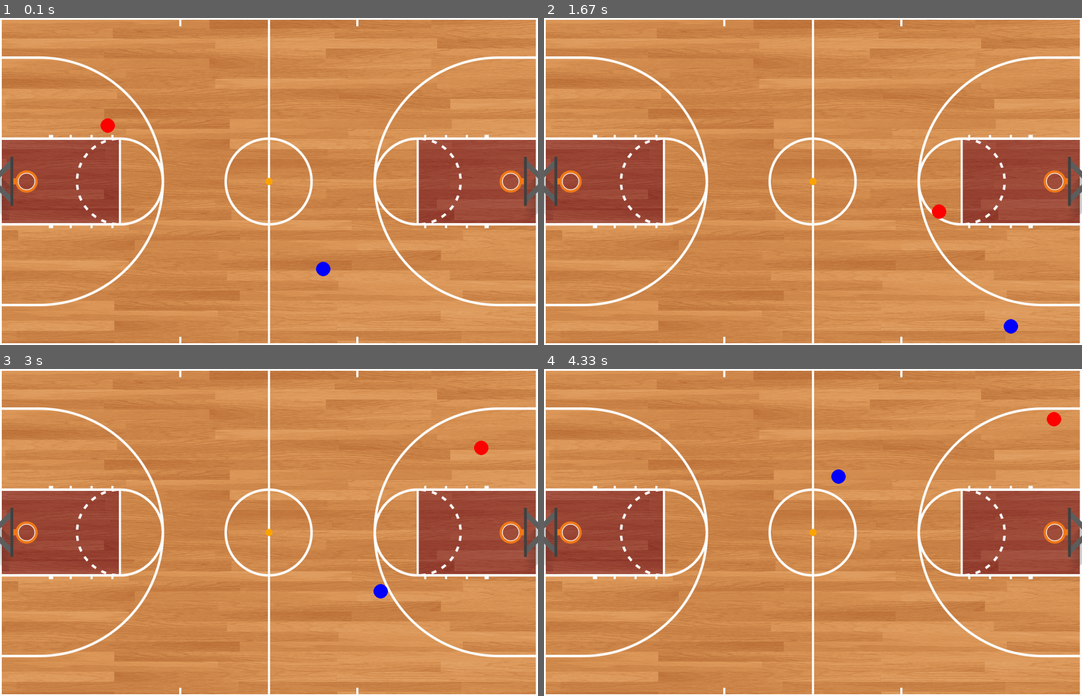
Above: before the commit, frames 1-4 (two rows, left to right).
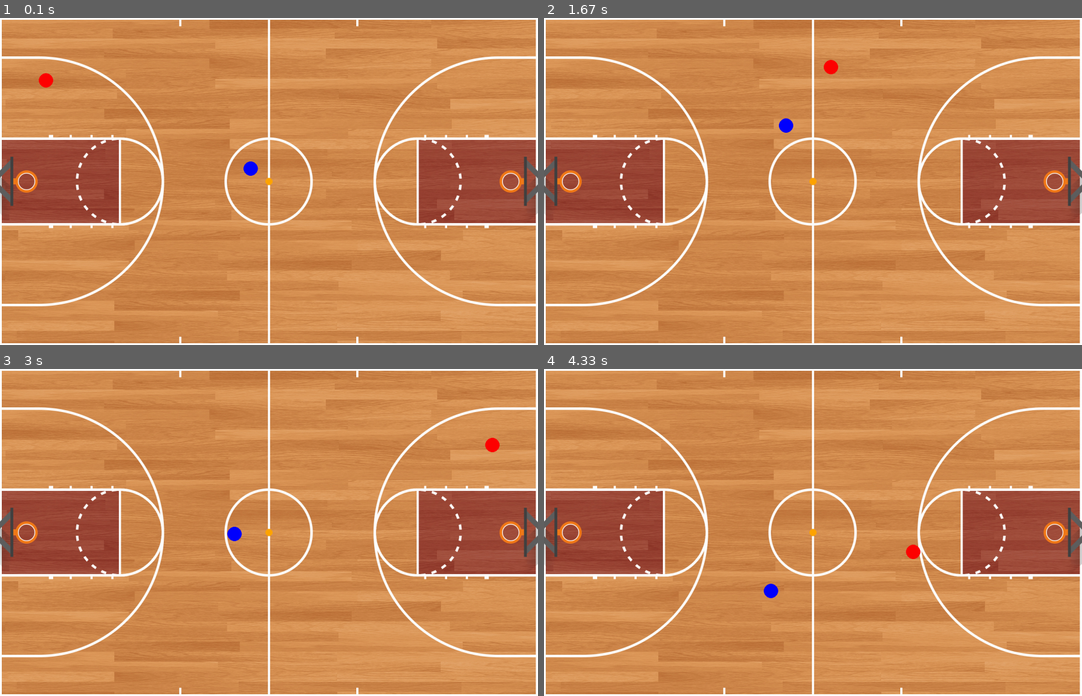
Above: after the commit, the same moments.

Repository: rishibasu/hackathon_bball
Game: pygame game, started from game.py
Same seed, same stepped clock (60 frames per second), same inputs: the game is played once before the commit and once after it.
Inputs:
- Up to frame 1 (0.1 s): no input
- Up to frame 2 (1.67 s): no input
- Up to frame 3 (3 s): no input
- Up to frame 4 (4.33 s): no input

The runs differ from the first frame. In frame 1, 0.4% of the frame differs, in the area x 7-62%, y 16-79%; in frame 2, 0.4%; in frame 3, 0.4%; in frame 4, 0.4%.

Commit message:
refactor game.py and player.py

Diff:
--- a/game.py
+++ b/game.py
@@ -1,5 +1,7 @@
 import pygame
 import random
+import numpy as np
+import math
 
 # Initialize pygame
 pygame.init()
@@ -27,6 +29,11 @@
 BALL_RADIUS = 20
 #BALL_SPEED = 5
 
+# Basket Class
+class basket:
+    def __init__(self, x, y):
+        self.x = x
+        self.y = y
 
 
 #create class for the ball
@@ -65,15 +72,56 @@
         #self.speed_y = random.randint(-BALL_SPEED, BALL_SPEED)
         self.speed_x = speed
         self.speed_y = speed
+        self.angle = random.uniform(0, 2 * math.pi)
         self.orange_carried = False
         self.carrying = False
 
+    def assignPlayer(self, name):
+        n = self.name
+        ndata = np.gettext("data/nba2021_advanced.csv", delimiter=',', usecols=(0,))
+        for i, name in enumerate(ndata, start=1):
+            if (n == name):
+                self.nbapos,
+                self.age,
+                self.tm,
+                self.g,
+                self.mp,
+                self.per,
+                self.ts,
+                self.tsp,
+                self.ftr = np.genfromtxt('data.csv', delimiter=',', skip_header=1, max_rows=1, usecols=(1,2,3,4,5,6,7,8,9), unpack=True)
+
+    def takeShot(self, basket_class):
+        d = math.sqrt((self.x - basket.x)**2 + (self.y - basket.y)**2)
+        #In pixels
+        if (d < 40): return 0.6
+        elif (d < 70): return 0.575
+        elif (d < 104): return 0.525
+        elif (d < 115): return 0.475
+        elif (d < 130): return 0.425
+        if (self.x < 125) or (self.x > 1440-125):
+            if (d < 190):
+                return 0.375
+            elif (d < 270): return 0.425
+            else: return 0.375
+        else:
+            if (d < 270):
+                return 0.425
+            elif (d < 400): return 0.375
+            else: return 0.325
+
     def draw(self):
         pygame.draw.circle(WIN, self.color, (self.x, self.y), self.radius)
-
+    """
+    def bounce(self, screen_width, screen_height):
+        if self.x - self.radius < 0 or self.x + self.radius > screen_width:
+            self.angle = math.pi - self.angle
+        if self.y - self.radius < 0 or self.y + self.radius > screen_height:
+            self.angle = -self.angle
+    """
     def move(self):
-        self.x += self.speed_x
-        self.y += self.speed_y
+        self.x += self.speed_x * math.cos(self.angle)
+        self.y += self.speed_y * math.sin(self.angle)
 
         # Check for collision with walls
         if self.x < self.radius*2 or self.x > WIDTH - self.radius - 5:
@@ -102,6 +150,65 @@
                 ball.y = self.y
             else:
                 self.decide_turnover(ball.carrier)
+
+
+
+
+
+# Create the balls
+red_player = player(100, 100, 40, RED)
+blue_player = player(700, 500, 40, BLUE)
+
+#perhaps the ball should be different
+orange_ball = ball()
+
+# Set up game loop
+clock = pygame.time.Clock()
+while True:
+    clock.tick(30)
+
+    # Handle events
+    for event in pygame.event.get():
+        if event.type == pygame.QUIT:
+            pygame.quit()
+            quit()
+
+    # Move the balls
+    red_player.move()
+    blue_player.move()
+    orange_ball.move()
+
+
+    # Check for collisions between players and balls
+    #red_ball.check_collision(blue_ball)
+    #blue_ball.check_collision(red_ball)
+    red_player.carrying_ball(orange_ball)
+    blue_player.carrying_ball(orange_ball)
+
+    # If the orange ball is being carried, move it with the carrying ball
+    if hasattr(red_player, 'orange_carried') and red_player.orange_carried:
+        orange_ball.x = red_player.x
+        orange_ball.y = red_player.y
+    elif hasattr(blue_player, 'orange_carried') and blue_player.orange_carried:
+        orange_ball.x = blue_player.x
+        orange_ball.y = blue_player.y
+
+    # Draw the background and the balls
+    #WIN.fill(background_image)
+    WIN.blit(background_image, (0, 0))
+    red_player.draw()
+    blue_player.draw()
+    orange_ball.draw()
+
+    # Update the screen
+    pygame.display.update()
+
+
+
+
+
+
+
 
 
 """
@@ -131,53 +238,3 @@
             elif other_ball.color == ORANGE:
                 self.orange_carried = True
 """
-
-
-
-# Create the balls
-red_player = player(100, 100, 40, RED)
-blue_player = player(700, 500, 40, BLUE)
-
-#perhaps the ball should be different
-orange_ball = ball()
-
-# Set up game loop
-clock = pygame.time.Clock()
-while True:
-    clock.tick(60)
-
-    # Handle events
-    for event in pygame.event.get():
-        if event.type == pygame.QUIT:
-            pygame.quit()
-            quit()
-
-    # Move the balls
-    red_player.move()
-    blue_player.move()
-    orange_ball.move()
-
-
-    # Check for collisions between balls
-    #red_ball.check_collision(blue_ball)
-    #blue_ball.check_collision(red_ball)
-    red_player.carrying_ball(orange_ball)
-    blue_player.carrying_ball(orange_ball)
-
-    # If the orange ball is being carried, move it with the carrying ball
-    if hasattr(red_player, 'orange_carried') and red_player.orange_carried:
-        orange_ball.x = red_ball.x
-        orange_ball.y = red_ball.y
-    elif hasattr(blue_player, 'orange_carried') and blue_player.orange_carried:
-        orange_ball.x = blue_ball.x
-        orange_ball.y = blue_ball.y
-
-    # Draw the background and the balls
-    #WIN.fill(background_image)
-    WIN.blit(background_image, (0, 0))
-    red_player.draw()
-    blue_player.draw()
-    orange_ball.draw()
-
-    # Update the screen
-    pygame.display.update()
--- a/player.py
+++ /dev/null
@@ -1,61 +0,0 @@
-import random
-import math
-import pygame
-import numpy as np
-
-
-# Basket Class
-class basket:
-    def __init__(self, x, y):
-        self.x = x
-        self.y = y
-# Define the Player class
-class Player:
-    def __init__(self, screen_width, screen_height, color):
-        self.radius = 15
-        self.x = random.randint(self.radius, screen_width - self.radius)
-        self.y = random.randint(self.radius, screen_height - self.radius)
-        self.speed = 5
-        self.angle = random.uniform(0, 2 * math.pi)
-        self.color = color
-
-    def assignPlayer(self, name):
-        n = self.name
-        ndata = np.gettext("data/nba2021_advanced.csv", delimiter=',', usecols=(0,))
-        for i, name in enumerate(ndata, start=1):
-            if (n == name):
-                self.nbapos, self.age, self.tm, self.g, self.mp, self.per, self.ts, self.tsp, self.ftr= np.genfromtxt('data.csv', delimiter=',', skip_header=1, max_rows=1, usecols=(1,2,3,4,5,6,7,8,9), unpack=True)
-
-    #
-    def takeShot(self, basket_class):
-        d = math.sqrt((self.x - basket.x)**2 + (self.y - basket.y)**2)
-        #In pixels
-        if (d < 40): return 0.6
-        elif (d < 70): return 0.575
-        elif (d < 104): return 0.525
-        elif (d < 115): return 0.475
-        elif (d < 130): return 0.425
-        if (self.x < 125) or (self.x > 1440-125):
-            if (d < 190):
-                return 0.375
-            elif (d < 270): return 0.425
-            else: return 0.375
-        else:
-            if (d < 270):
-                return 0.425
-            elif (d < 400): return 0.375
-            else: return 0.325
-
-
-    def move(self):
-        self.x += self.speed * math.cos(self.angle)
-        self.y += self.speed * math.sin(self.angle)
-
-    def bounce(self, screen_width, screen_height):
-        if self.x - self.radius < 0 or self.x + self.radius > screen_width:
-            self.angle = math.pi - self.angle
-        if self.y - self.radius < 0 or self.y + self.radius > screen_height:
-            self.angle = -self.angle
-
-    def draw(self, screen):
-        pygame.draw.circle(screen, self.color, (int(self.x), int(self.y)), self.radius)
